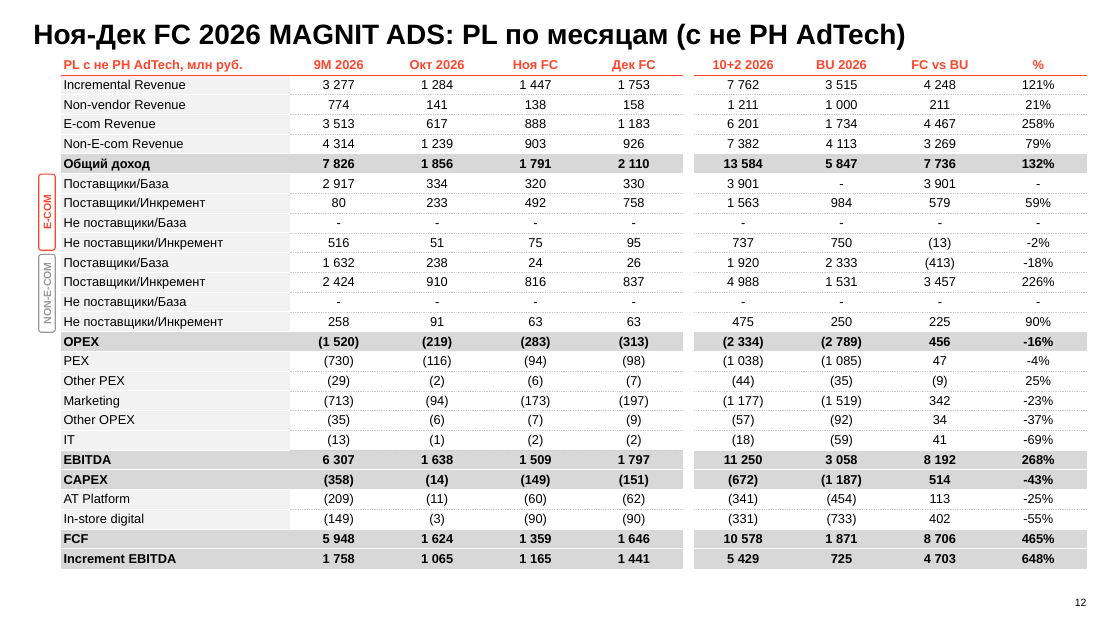
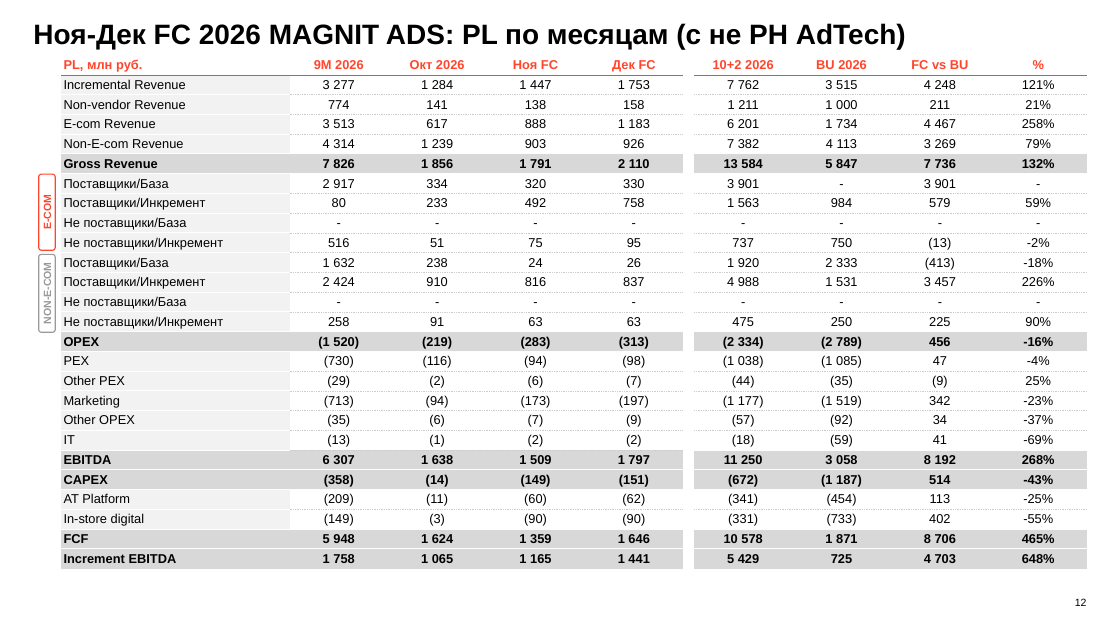
Before and after one commit to DenisMagnit/1, a slide deck: slide 12 of AT_FIN_OCT_2026.pptx. Drawn at 1120x630 pixels with LibreOffice and Linux fonts; fonts in the diff are those of the drawing; background and template pictures are left out. Boxes give left, top, right and bottom in pixels: in the first picture for what was removed or moved away, otherwise in the second. Text is boxed around its words. In the diff, an @@ line names an element or a change of style, - is before the commit and + after.

```diff
--- a/AT_FIN_OCT_2026.pptx
+++ b/AT_FIN_OCT_2026.pptx
@@ table at [61, 55, 1087, 570] @@
-row 1, column 1: PL с не РН AdTech, млн руб.
+row 1, column 1: PL, млн руб.
-row 6, column 1: Общий доход
+row 6, column 1: Gross Revenue
```
Also in this commit, not shown: 3 other slides changed.
